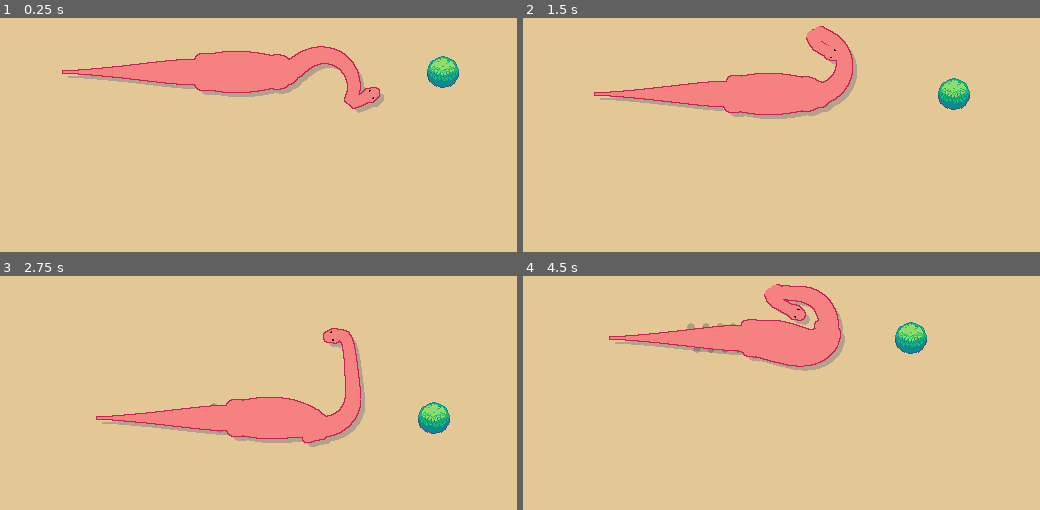
Above: before the commit, frames 1-4 (two rows, left to right).
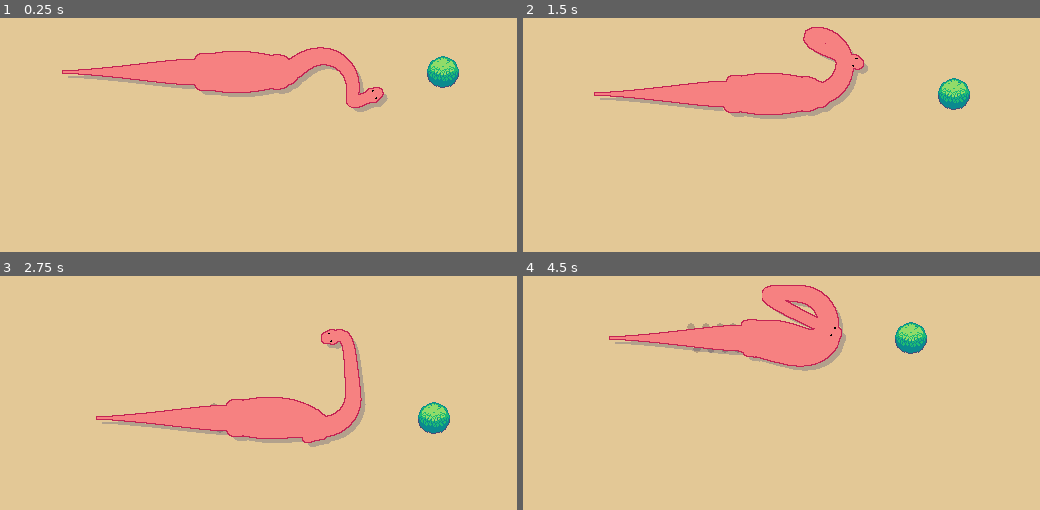
Above: after the commit, the same moments.

Repository: jentaruno/menchie
Game: Godot game, scene res://scenes/main.tscn
Same seed, same stepped clock (60 frames per second), same inputs: the game is played once before the commit and once after it.
Inputs (mouse positions are in pixels of both pictures, inside the frame that each line leads up to):
- Up to frame 1 (0.25 s): no input
- Up to frame 2 (1.5 s): move the mouse to (952, 53) at 0.52 s; hold Right (move_right) 0.53-1.28 s; click (952, 53) at 0.67 s; move the mouse to (683, 90) at 1.27 s; hold Down (move_down) from 1.28 s (still down)
- Up to frame 3 (2.75 s): move the mouse to (outside the picture) at 2.02 s; release Down (move_down) at 2.03 s; hold Right (move_right) from 2.03 s (still down)
- Up to frame 4 (4.5 s): move the mouse to (776, 402) at 2.77 s; release Right (move_right) at 2.78 s; hold Up (move_up) 2.78-3.53 s; click (776, 402) at 2.92 s; move the mouse to (998, 383) at 3.52 s; hold Left (move_left) from 3.53 s (still down); move the mouse to (outside the picture) at 4.27 s

The runs differ from the first frame. In frame 1, 0.5% of the frame differs, in the area x 57-76%, y 11-41%; in frame 2, 0.4%; in frame 3, 0.1%; in frame 4, 0.5%, in the area x 46-63%, y 3-28%.

Commit message:
wait disabling length constraints completely fixed it

Diff:
--- a/player/menchie.tscn
+++ b/player/menchie.tscn
@@ -84,6 +84,7 @@
 end_cap_mode = 2
 script = ExtResource("2_oudl4")
 constraint_iterations = 20
+enable_constraint = false
 
 [node name="Head" type="Area2D" parent="Body/Neck" unique_id=19157097]
 unique_name_in_owner = true
